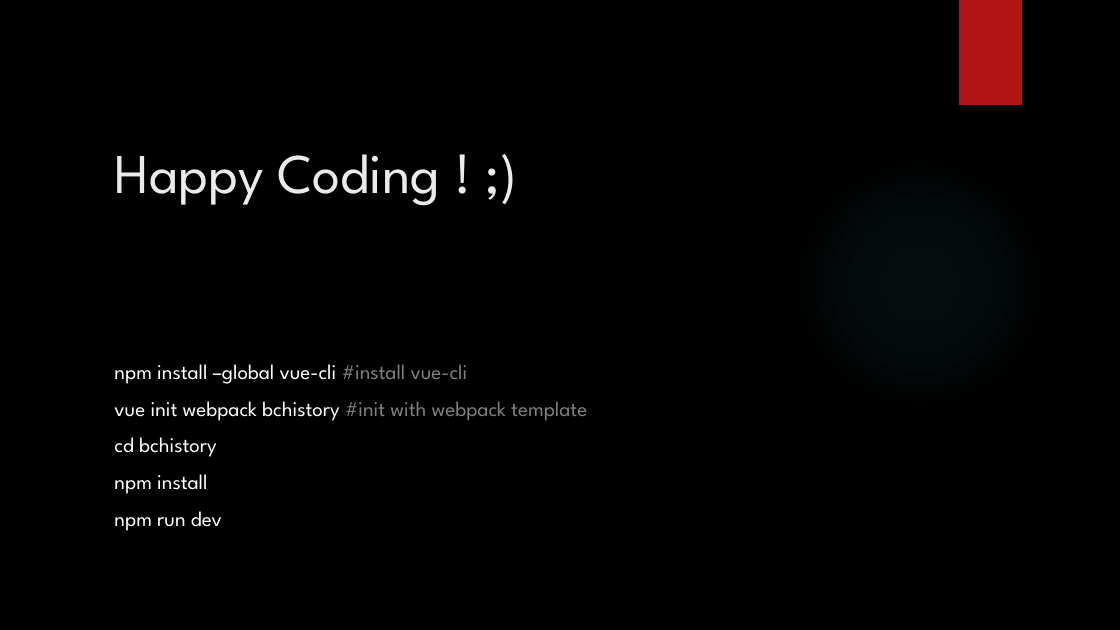
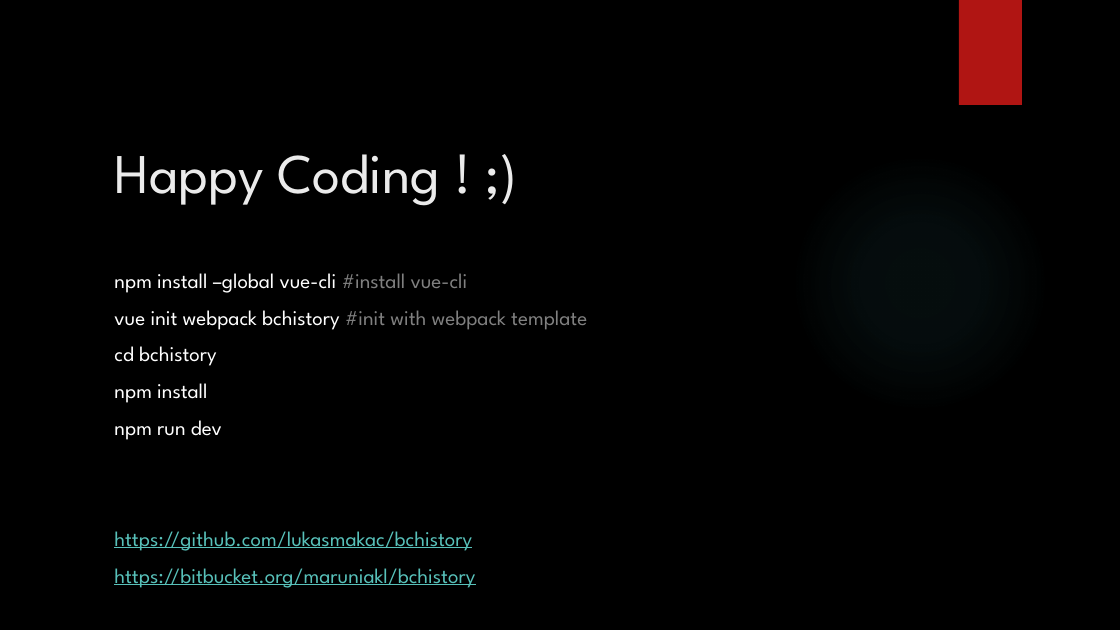
Before and after one commit to lukasmakac/bchistory, a slide deck: slide 8 of VUE.pptx (slide 7 before the commit). Drawn at 1120x630 pixels with LibreOffice and Linux fonts; fonts in the diff are those of the drawing; background and template pictures are left out. Boxes give left, top, right and bottom in pixels: in the first picture for what was removed or moved away, otherwise in the second. Text is boxed around its words. In the diff, an @@ line names an element or a change of style, - is before the commit and + after.

Commit message:
Updated presentation

```diff
--- a/VUE.pptx
+++ b/VUE.pptx
@@ text "npm install –global vue-cli #install ...": place and size @@
-text "npm install –global vue-cli #install ..." at (114, 364, 587, 531)
+text "npm install –global vue-cli #install ..." at (114, 273, 587, 588)
@@ text at (114, 531, 475, 588): paragraphs added @@
+https://github.com/lukasmakac/bchistory
+https://bitbucket.org/maruniakl/bchistory
```
Also in this commit, not shown: 1 other slide changed, 1 slide added.
